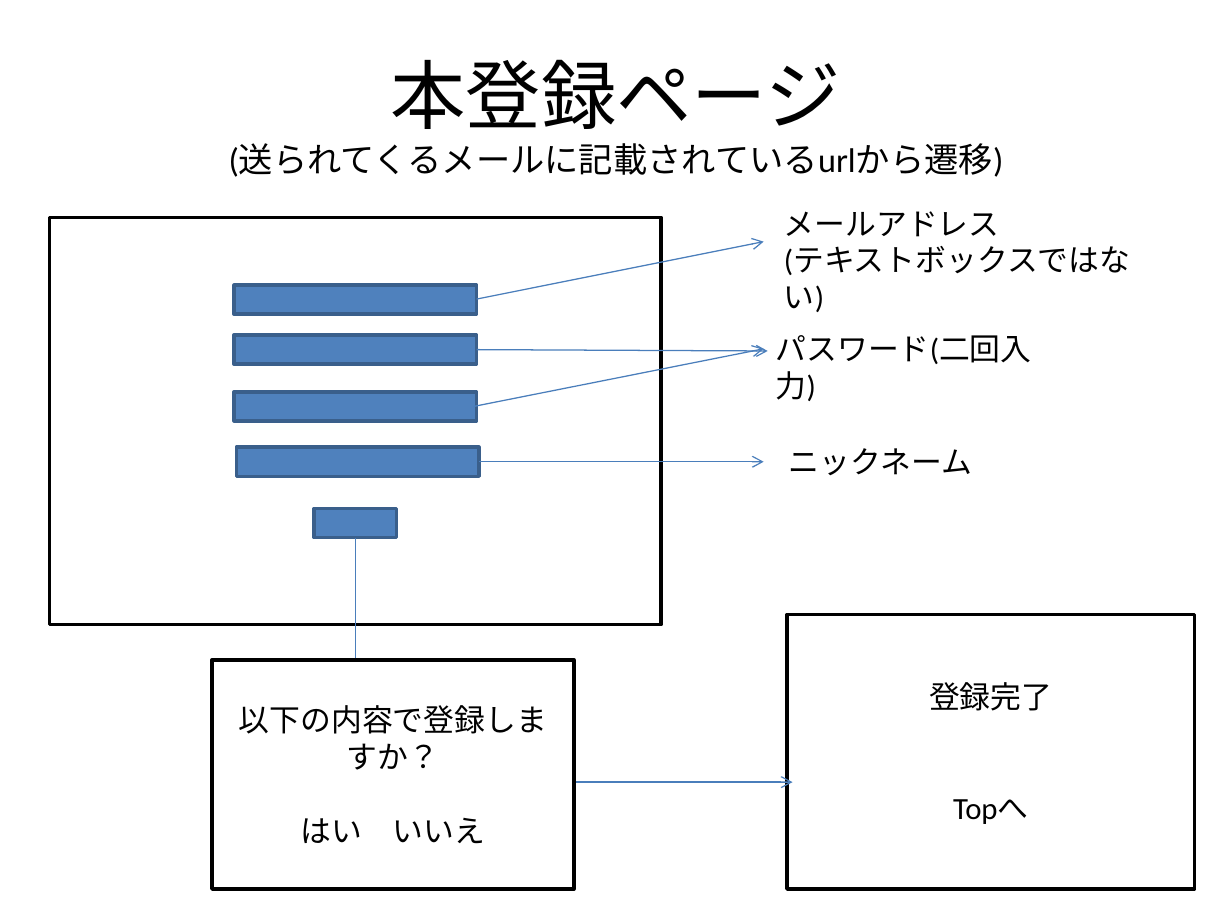
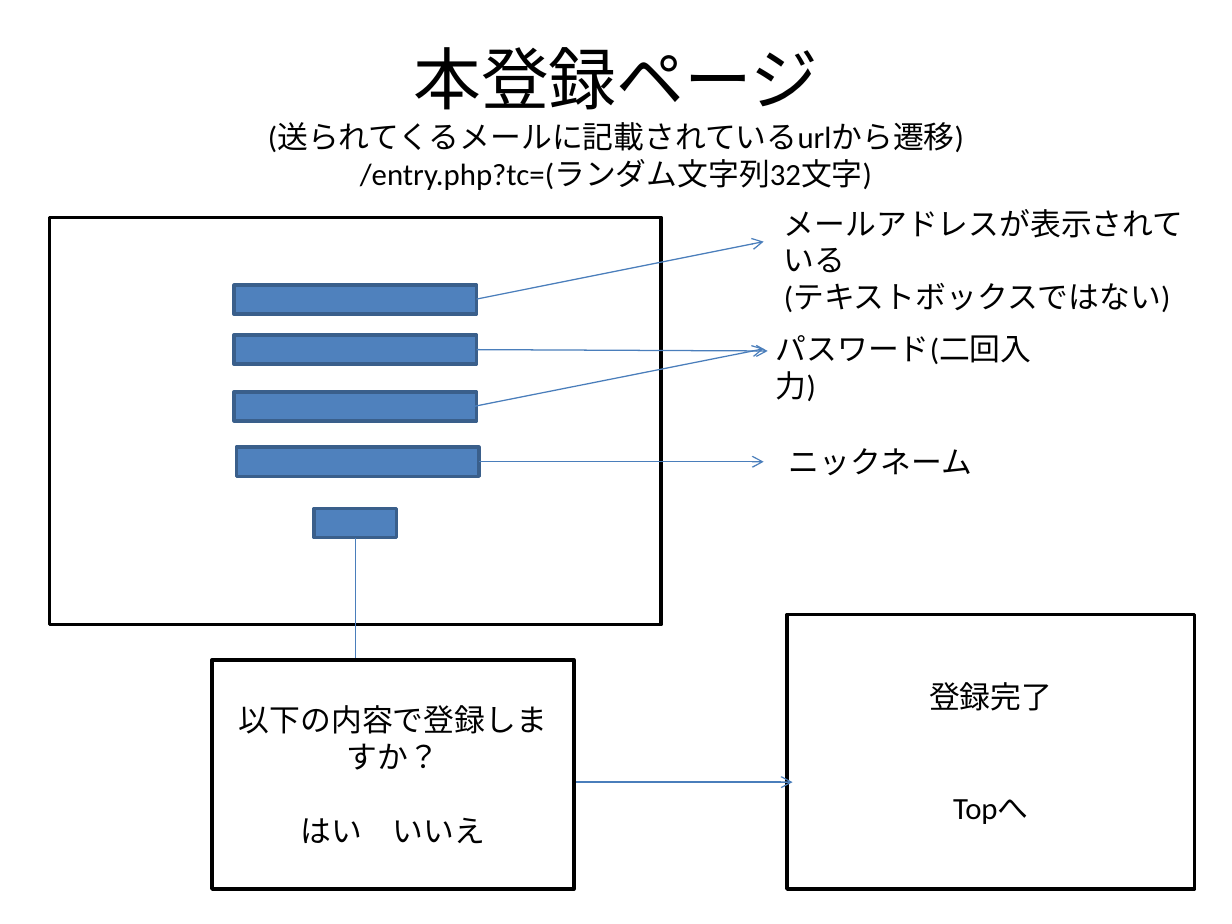
Before and after one commit to yamamo07/Practice, a slide deck: slide 3 of doc/senizu.pptx (slide 4 before the commit). Drawn at 1232x924 pixels with LibreOffice and Linux fonts; fonts in the diff are those of the drawing. Boxes give left, top, right and bottom in pixels: in the first picture for what was removed or moved away, otherwise in the second. Text is boxed around its words. In the diff, an @@ line names an element or a change of style, - is before the commit and + after.

```diff
--- a/doc/senizu.pptx
+++ b/doc/senizu.pptx
@@ title at bbox=[268, 47, 964, 190]: text changed; size 20 to 18 pt @@
-本登録ページ
-(送られてくるメールに記載されているurlから遷移)
+本登録ページ
+(送られてくるメールに記載されているurlから遷移)
+/entry.php?tc=(ランダム文字列32文字)
@@ text at bbox=[784, 209, 1183, 273]: text changed @@
-メールアドレス
+メールアドレスが表示されている
```
Also in this commit, not shown: 4 other slides changed, 1 slide removed.
